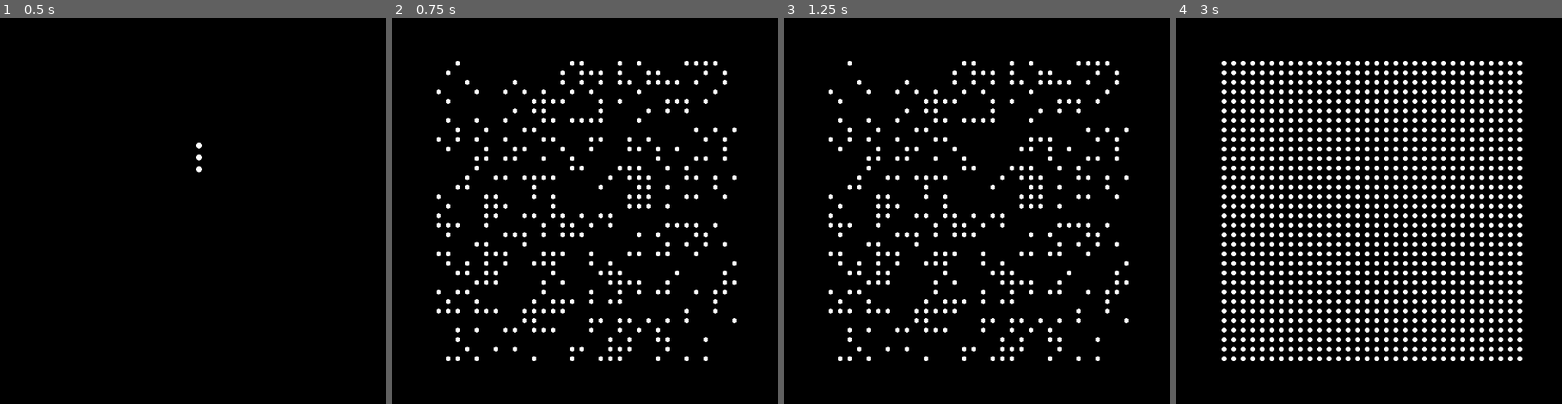
Above: before the commit, frames 1-4 (left to right).
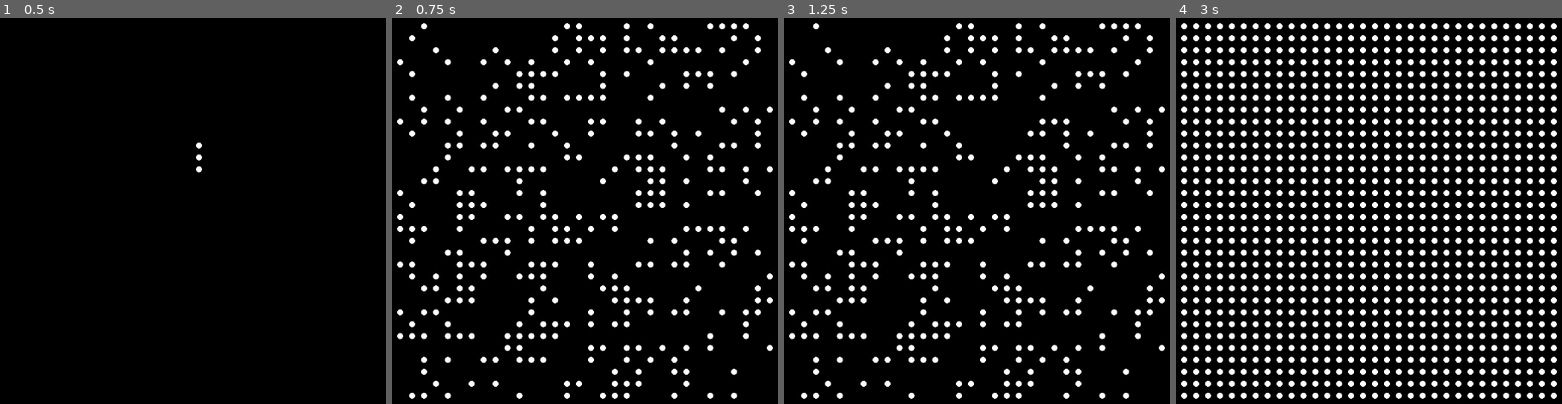
Above: after the commit, the same moments.

Repository: timvisee/38c3-dots
Game: Godot game, scene res://scenes/main.tscn
The game is run twice, just before and just after one commit, with the same random seed, the same clock (stepped at 60 frames per second) and the same inputs.
Inputs:
- Up to frame 1 (0.5 s): no input
- Up to frame 2 (0.75 s): hold Right (ui_right) from 0.53 s (still down); tap . (random_dots) at 0.6 s
- Up to frame 3 (1.25 s): keep holding Right (ui_right)
- Up to frame 4 (3 s): release Right (ui_right) at 1.28 s; hold Down (ui_down) 1.28-2.03 s; tap Space (story_next) at 1.35, 2.85 s; hold Right (ui_right) 2.03-2.78 s; tap . (random_dots) at 2.1 s; hold Up (ui_up) from 2.78 s (still down)

Frame 1 is identical in both runs. In frame 2, 12% of the frame differs, in the area x 1-99%, y 1-99%; in frame 3, 12%; in frame 4, 33%.

Commit message:
Use separate dot move keys

Diff:
--- a/project.godot
+++ b/project.godot
@@ -26,7 +26,6 @@
 "events": [Object(InputEventKey,"resource_local_to_scene":false,"resource_name":"","device":0,"window_id":0,"alt_presse …(194 unchanged characters)…
 , Object(InputEventJoypadButton,"resource_local_to_scene":false,"resource_name":"","device":0,"button_index":13,"pressure":0.0,"pressed":false,"script":null)
 , Object(InputEventJoypadMotion,"resource_local_to_scene":false,"resource_name":"","device":0,"axis":0,"axis_value":-1.0,"script":null)
-, Object(InputEventKey,"resource_local_to_scene":false,"resource_name":"","device":-1,"window_id":0,"alt_pressed":false,"shift_pressed":false,"ctrl_pressed":false,"meta_pressed":false,"pressed":false,"keycode":0,"physical_keycode":72,"key_label":0,"unicode":104,"location":0,"echo":false,"script":null)
 ]
 }
 ui_right={
@@ -34,7 +33,6 @@
 "events": [Object(InputEventKey,"resource_local_to_scene":false,"resource_name":"","device":0,"window_id":0,"alt_presse …(194 unchanged characters)…
 , Object(InputEventJoypadButton,"resource_local_to_scene":false,"resource_name":"","device":0,"button_index":14,"pressure":0.0,"pressed":false,"script":null)
 , Object(InputEventJoypadMotion,"resource_local_to_scene":false,"resource_name":"","device":0,"axis":0,"axis_value":1.0,"script":null)
-, Object(InputEventKey,"resource_local_to_scene":false,"resource_name":"","device":-1,"window_id":0,"alt_pressed":false,"shift_pressed":false,"ctrl_pressed":false,"meta_pressed":false,"pressed":false,"keycode":0,"physical_keycode":76,"key_label":0,"unicode":108,"location":0,"echo":false,"script":null)
 ]
 }
 ui_up={
@@ -42,7 +40,6 @@
 "events": [Object(InputEventKey,"resource_local_to_scene":false,"resource_name":"","device":0,"window_id":0,"alt_presse …(194 unchanged characters)…
 , Object(InputEventJoypadButton,"resource_local_to_scene":false,"resource_name":"","device":0,"button_index":11,"pressure":0.0,"pressed":false,"script":null)
 , Object(InputEventJoypadMotion,"resource_local_to_scene":false,"resource_name":"","device":0,"axis":1,"axis_value":-1.0,"script":null)
-, Object(InputEventKey,"resource_local_to_scene":false,"resource_name":"","device":-1,"window_id":0,"alt_pressed":false,"shift_pressed":false,"ctrl_pressed":false,"meta_pressed":false,"pressed":false,"keycode":0,"physical_keycode":75,"key_label":0,"unicode":107,"location":0,"echo":false,"script":null)
 ]
 }
 ui_down={
@@ -50,7 +47,6 @@
 "events": [Object(InputEventKey,"resource_local_to_scene":false,"resource_name":"","device":0,"window_id":0,"alt_presse …(194 unchanged characters)…
 , Object(InputEventJoypadButton,"resource_local_to_scene":false,"resource_name":"","device":0,"button_index":12,"pressure":0.0,"pressed":false,"script":null)
 , Object(InputEventJoypadMotion,"resource_local_to_scene":false,"resource_name":"","device":0,"axis":1,"axis_value":1.0,"script":null)
-, Object(InputEventKey,"resource_local_to_scene":false,"resource_name":"","device":-1,"window_id":0,"alt_pressed":false,"shift_pressed":false,"ctrl_pressed":false,"meta_pressed":false,"pressed":false,"keycode":0,"physical_keycode":74,"key_label":0,"unicode":106,"location":0,"echo":false,"script":null)
 ]
 }
 padding_x_min={
@@ -116,3 +112,23 @@
 "events": [Object(InputEventKey,"resource_local_to_scene":false,"resource_name":"","device":-1,"window_id":0,"alt_press …(191 unchanged characters)…
 ]
 }
+move_up={
+"deadzone": 0.5,
+"events": [Object(InputEventKey,"resource_local_to_scene":false,"resource_name":"","device":-1,"window_id":0,"alt_pressed":false,"shift_pressed":false,"ctrl_pressed":false,"meta_pressed":false,"pressed":false,"keycode":0,"physical_keycode":75,"key_label":0,"unicode":107,"location":0,"echo":false,"script":null)
+]
+}
+move_down={
+"deadzone": 0.5,
+"events": [Object(InputEventKey,"resource_local_to_scene":false,"resource_name":"","device":-1,"window_id":0,"alt_pressed":false,"shift_pressed":false,"ctrl_pressed":false,"meta_pressed":false,"pressed":false,"keycode":0,"physical_keycode":74,"key_label":0,"unicode":106,"location":0,"echo":false,"script":null)
+]
+}
+move_left={
+"deadzone": 0.5,
+"events": [Object(InputEventKey,"resource_local_to_scene":false,"resource_name":"","device":-1,"window_id":0,"alt_pressed":false,"shift_pressed":false,"ctrl_pressed":false,"meta_pressed":false,"pressed":false,"keycode":0,"physical_keycode":72,"key_label":0,"unicode":104,"location":0,"echo":false,"script":null)
+]
+}
+move_right={
+"deadzone": 0.5,
+"events": [Object(InputEventKey,"resource_local_to_scene":false,"resource_name":"","device":-1,"window_id":0,"alt_pressed":false,"shift_pressed":false,"ctrl_pressed":false,"meta_pressed":false,"pressed":false,"keycode":0,"physical_keycode":76,"key_label":0,"unicode":108,"location":0,"echo":false,"script":null)
+]
+}
--- a/scripts/Grid.gd
+++ b/scripts/Grid.gd
@@ -73,19 +73,19 @@
 		self.config_save();
 
 	# Change position
-	if event.is_action("ui_up") && event.is_pressed():
+	if event.is_action("move_up") && event.is_pressed():
 		self.offset += OFFSET_MOVE * Vector2.UP;
 		self.relayout();
 		self.config_save();
-	if event.is_action("ui_down") && event.is_pressed():
+	if event.is_action("move_down") && event.is_pressed():
 		self.offset += OFFSET_MOVE * Vector2.DOWN;
 		self.relayout();
 		self.config_save();
-	if event.is_action("ui_left") && event.is_pressed():
+	if event.is_action("move_left") && event.is_pressed():
 		self.offset += OFFSET_MOVE * Vector2.LEFT;
 		self.relayout();
 		self.config_save();
-	if event.is_action("ui_right") && event.is_pressed():
+	if event.is_action("move_right") && event.is_pressed():
 		self.offset += OFFSET_MOVE * Vector2.RIGHT;
 		self.relayout();
 		self.config_save();
